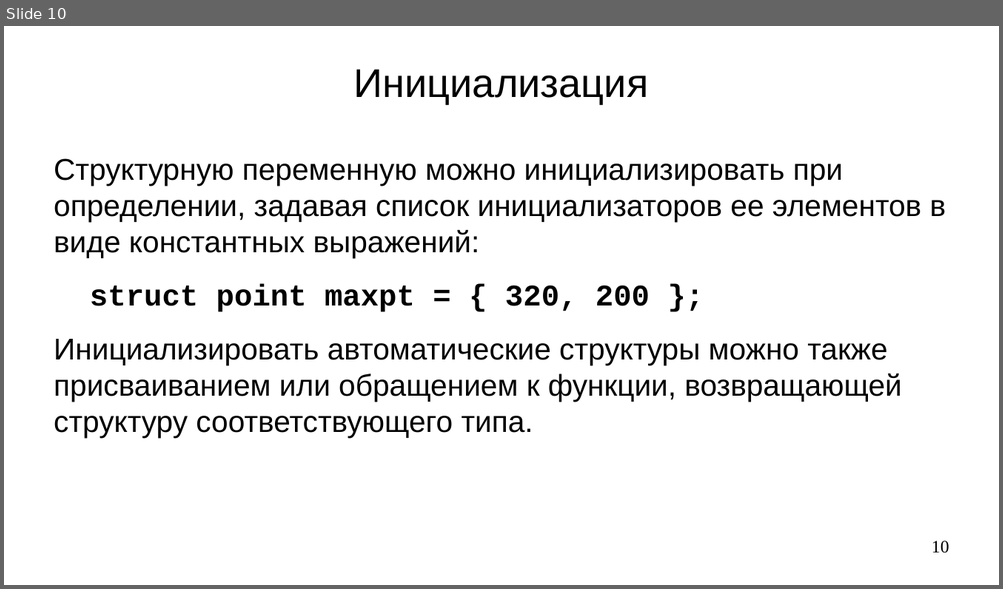
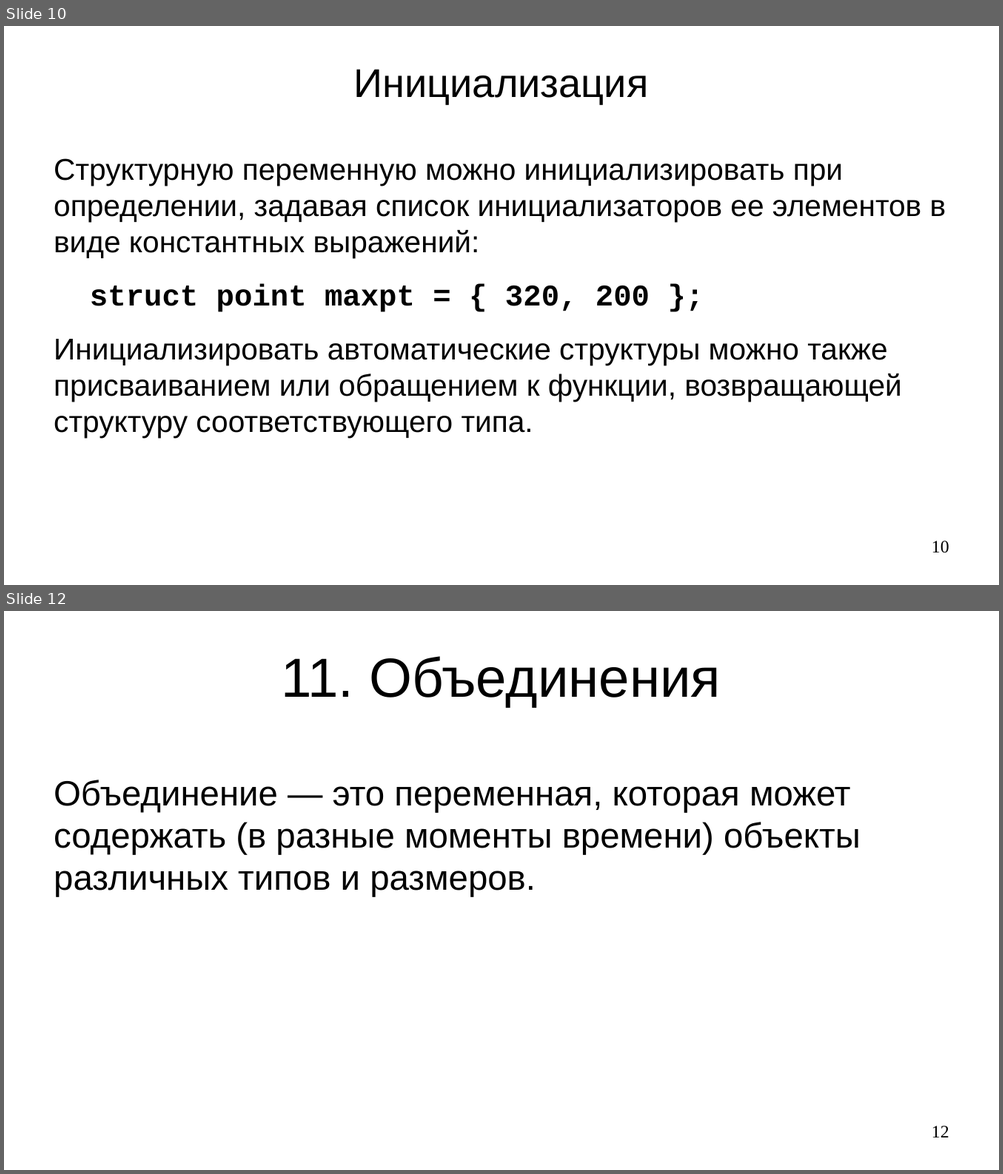
Before and after one commit to steelcraft/stud-lab, a slide deck: Лекции/CBCP01#L7.odp. Shown one above the other, each under a label of ours: slide 10 before the commit, slides 10 and 12 after it; the slides between them are not shown. The pictures are 1003x589 and 1003x1174 pixels, drawn with LibreOffice and Linux fonts; fonts in the diff are those of the drawing. Boxes give left, top, right and bottom in pixels: in the first picture for what was removed or moved away, otherwise in the second. Text is boxed around its words. In the diff, an @@ line names an element or a change of style, - is before the commit and + after.

```diff
--- a/Лекции/CBCP01#L7.odp
+++ b/Лекции/CBCP01#L7.odp
@@ slide 12 added at <box>4,611,999,1170</box>, background #FFFFFF @@
@@ title added at <box>282,656,720,707</box>, 44 pt, text #000000 @@
+11. Объединения
@@ text added at <box>54,780,860,897</box>, 28 pt, text #000000 @@
+Объединение — это переменная, которая может содержать (в разные моменты времени) объекты различных типов и размеров.
@@ page number added at <box>931,1126,949,1138</box>, 14 pt, text #000000 @@
+12
```
Also in this commit, not shown: 4 other slides added, 7 slides removed.
